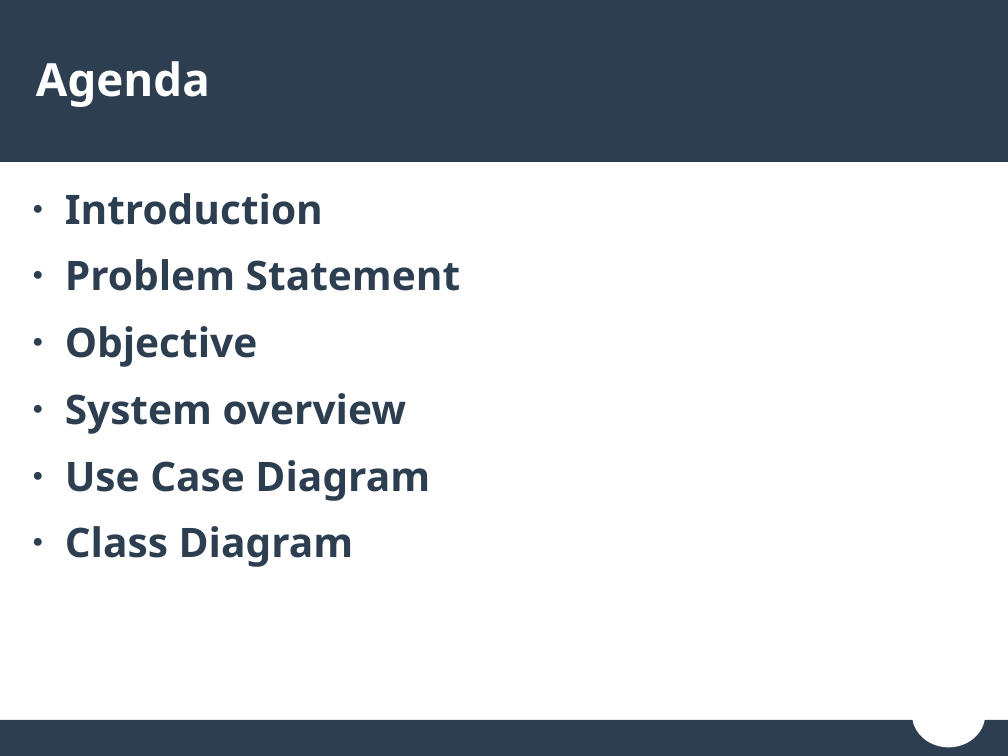
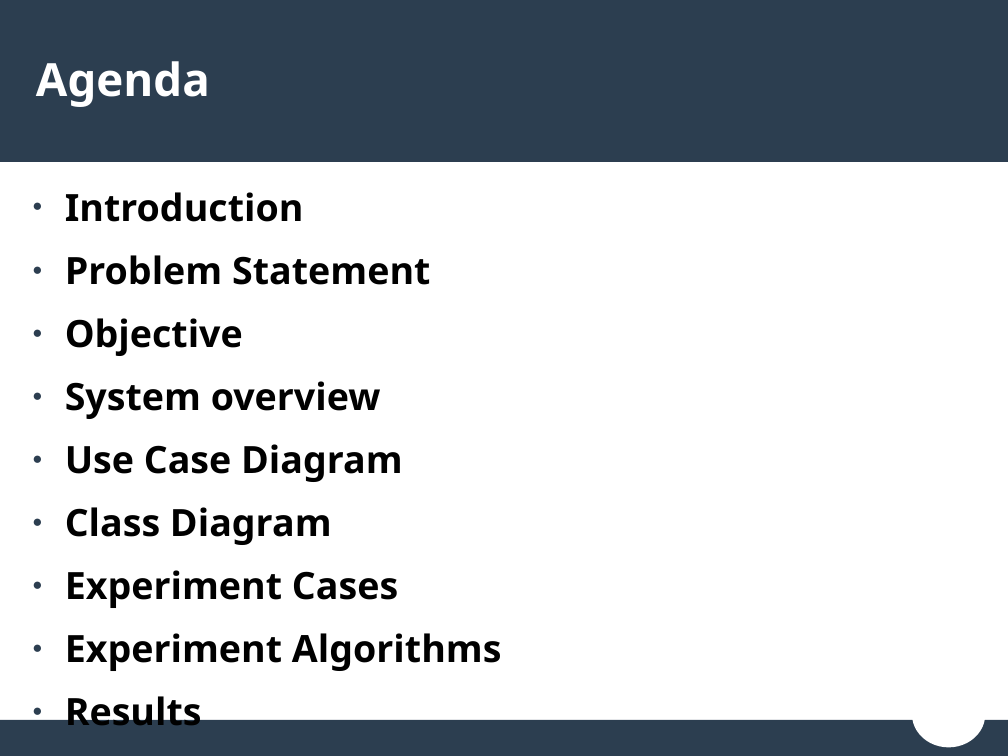
Before and after one commit to YoussifAssem/Parallel-Programming, a slide deck: slide 2 of Presentation/Presentation.pptx. Drawn at 1008x756 pixels with LibreOffice and Linux fonts; fonts in the diff are those of the drawing. Boxes give left, top, right and bottom in pixels: in the first picture for what was removed or moved away, otherwise in the second. Text is boxed around its words. In the diff, an @@ line names an element or a change of style, - is before the commit and + after.

```diff
--- a/Presentation/Presentation.pptx
+++ b/Presentation/Presentation.pptx
@@ text at (65, 192, 430, 545): size 32 to 29.6 pt, text colour #2C3E50 to #000000 in "Introduction", "Problem Statement", "Objective", "System overview" and 2 more places @@
@@ text at (65, 570, 502, 671): paragraphs added @@
+● Experiment Cases
+● Experiment Algorithms
+● Results
```
Also in this commit, not shown: 4 other slides changed, 4 slides added, 2 slides removed.
